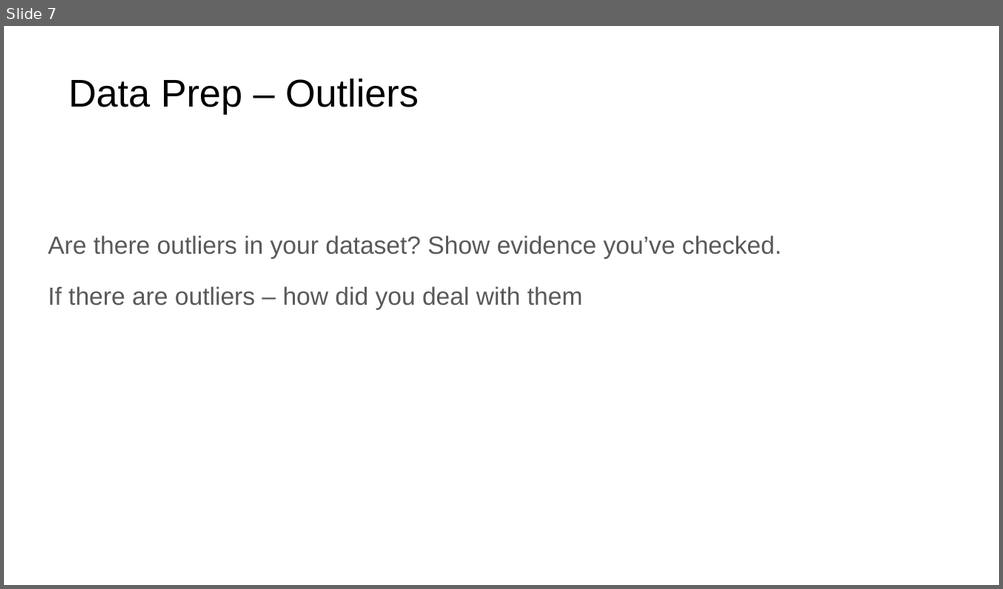
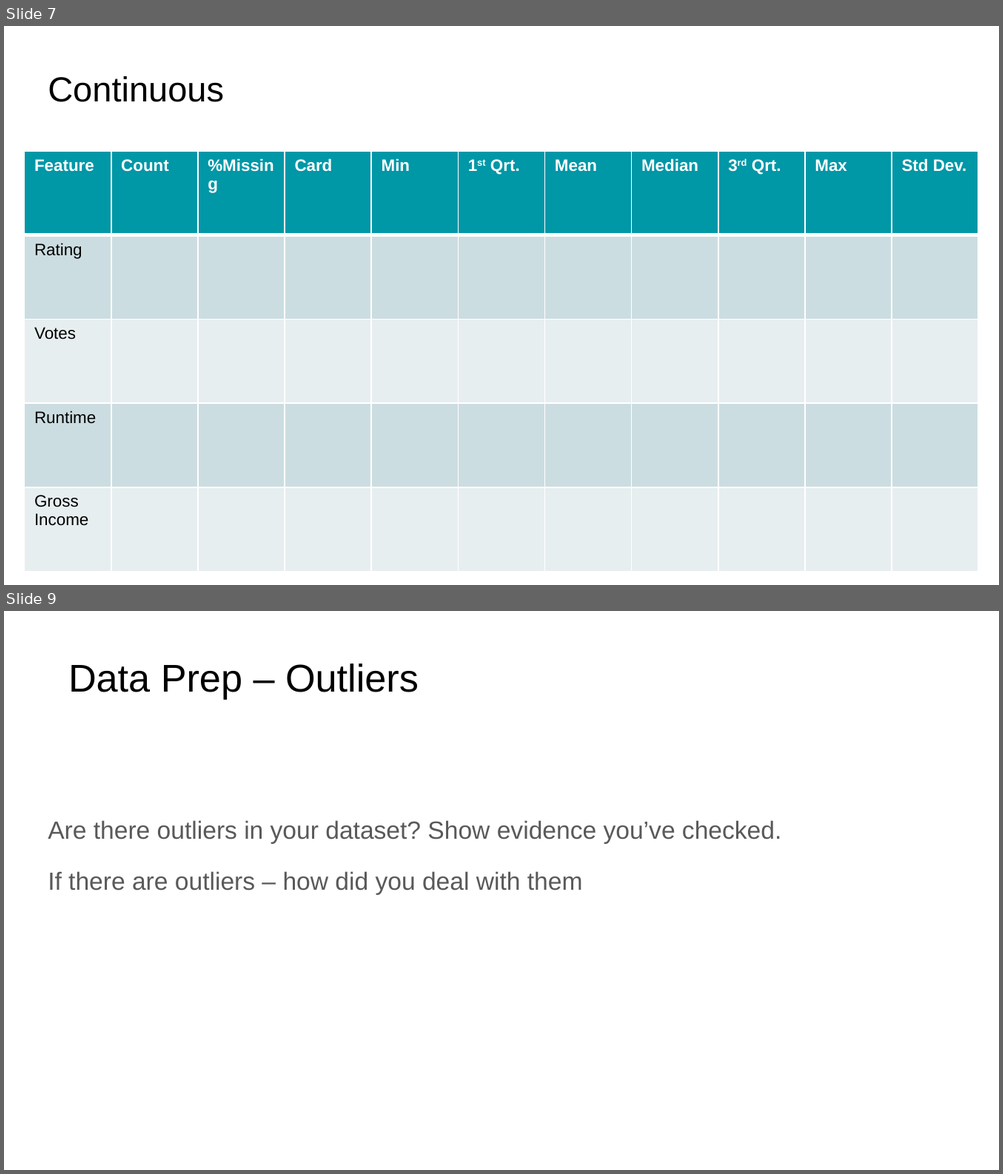
Before and after one commit to amelka800/Data-CA, a slide deck: Data Exploration CA Template 2026.pptx. Shown one above the other, each under a label of ours: slide 7 before the commit, slides 7 and 9 after it; the slides between them are not shown. The pictures are 1003x589 and 1003x1174 pixels, drawn with LibreOffice and Linux fonts; fonts in the diff are those of the drawing. Boxes give left, top, right and bottom in pixels: in the first picture for what was removed or moved away, otherwise in the second. Text is boxed around its words. In the diff, an @@ line names an element or a change of style, - is before the commit and + after.

Commit message:
tables

```diff
--- a/Data Exploration CA Template 2026.pptx
+++ b/Data Exploration CA Template 2026.pptx
@@ slide 7 added at (4,26,999,585), background #FFFFFF @@
@@ title added at (48,76,224,102), 25.2 pt, text #000000 @@
+Continuous
@@ table added at (25,151,976,572), 5 rows, 11 columns @@
+Feature | Count | %Missing | Card | Min | 1st Qrt. | Mean | Median | 3rd Qrt. | Max | Std Dev.
+Rating |  |  |  |  |  |  |  |  |  | 
+Votes |  |  |  |  |  |  |  |  |  | 
+Runtime |  |  |  |  |  |  |  |  |  | 
+Gross Income |  |  |  |  |  |  |  |  |  | 
@@ what was slide 7 is now slide 9 @@
```
Also in this commit, not shown: 1 slide changed, 1 other slide added.
